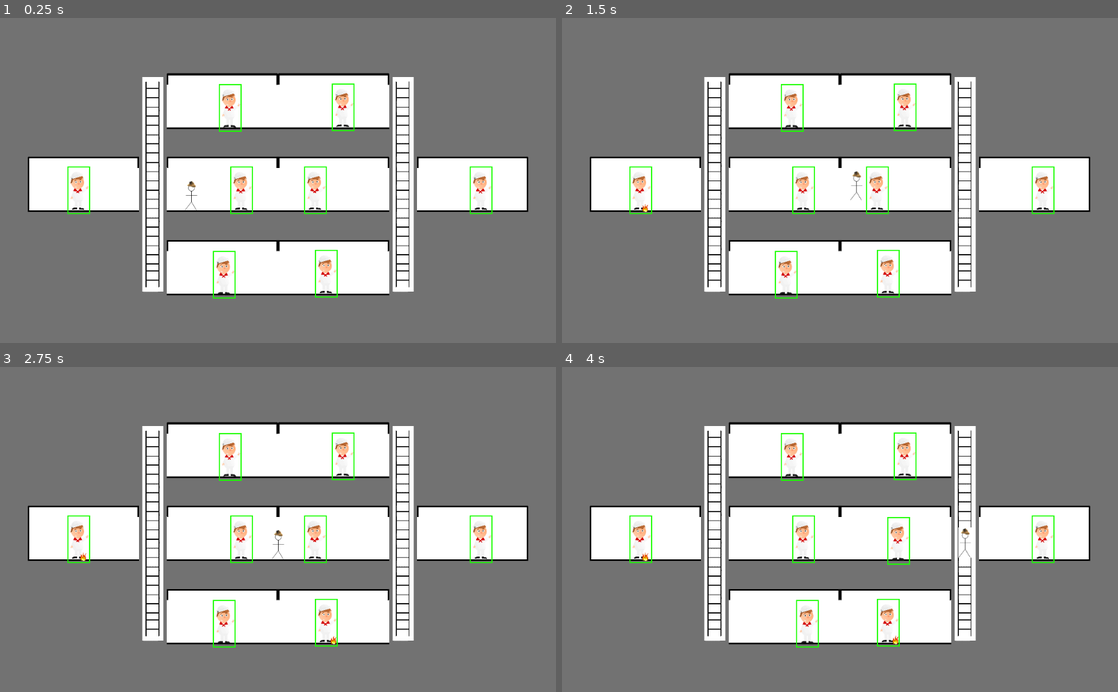
Above: before the commit, frames 1-4 (two rows, left to right).
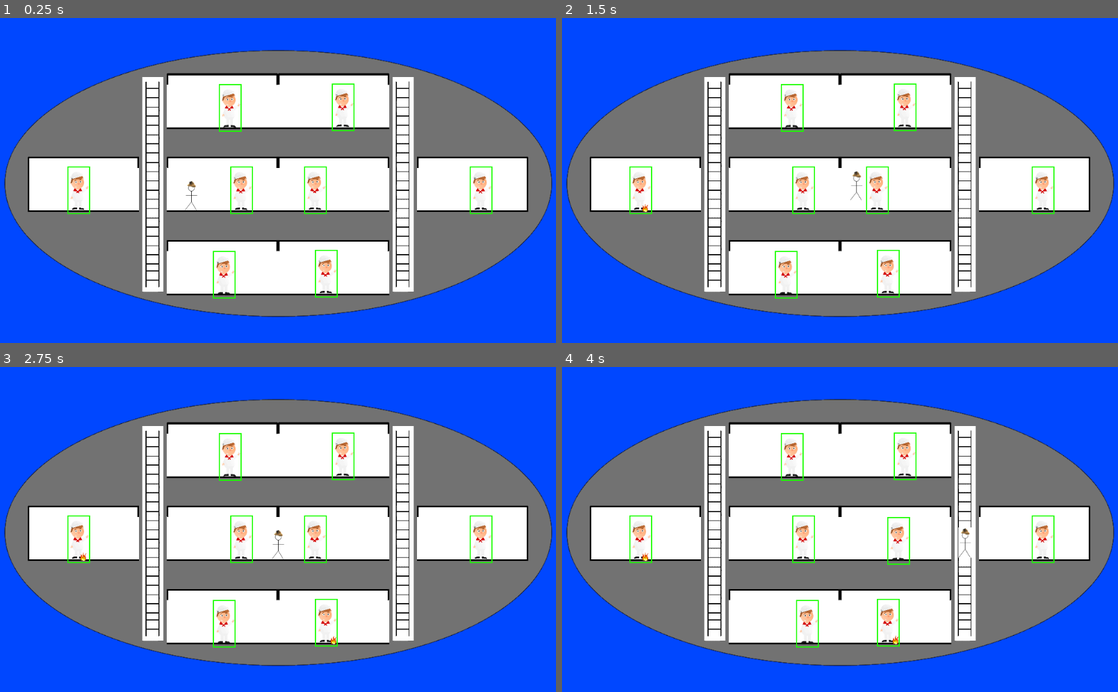
Above: after the commit, the same moments.

Repository: danielcannell/deep-clue-sea
Game: Godot game, scene res://Main.tscn
Same seed, same stepped clock (60 frames per second), same inputs: the game is played once before the commit and once after it.
Inputs (mouse positions are in pixels of both pictures, inside the frame that each line leads up to):
- Up to frame 1 (0.25 s): no input
- Up to frame 2 (1.5 s): tap Enter at 0.5 s; move the mouse to (645, 183) at 0.52 s; hold D (move_right) from 0.53 s (still down); click (645, 183) at 0.67 s; tap Space (jump) at 0.77, 1.25 s; move the mouse to (895, 102) at 1.27 s; click (895, 102) at 1.42 s
- Up to frame 3 (2.75 s): tap Space (jump) at 1.52 s; tap Enter at 2 s; move the mouse to (333, 532) at 2.02 s; release D (move_right) at 2.03 s; hold A (move_left) from 2.03 s (still down); click (333, 532) at 2.17 s
- Up to frame 4 (4 s): move the mouse to (895, 617) at 2.77 s; release A (move_left) at 2.78 s; hold D (move_right) from 2.78 s (still down); click (895, 617) at 2.92 s; tap Space (jump) at 3.02, 3.77 s; move the mouse to (784, 451) at 3.52 s; click (784, 451) at 3.67 s

The runs differ from the first frame. In frame 1, 37% of the frame differs, in the area x 0-100%, y 0-100%; in frame 2, 37%; in frame 3, 37%; in frame 4, 37%.

Commit message:
Add submarine background

Diff:
--- a/submarine/Submarine.tscn
+++ b/submarine/Submarine.tscn
@@ -1,22 +1,30 @@
-[gd_scene load_steps=8 format=2]
+[gd_scene load_steps=9 format=2]
 
 [ext_resource path="res://submarine/Submarine.gd" type="Script" id=1]
-[ext_resource path="res://submarine/tileset.tres" type="TileSet" id=2]
-[ext_resource path="res://room/Room.tscn" type="PackedScene" id=3]
-[ext_resource path="res://ladder/Ladder.tscn" type="PackedScene" id=4]
-[ext_resource path="res://crewmen/Crewman.tscn" type="PackedScene" id=5]
-[ext_resource path="res://player/Player.tscn" type="PackedScene" id=6]
-[ext_resource path="res://submarine/environment/Environment.gd" type="Script" id=7]
+[ext_resource path="res://submarine/submarine.png" type="Texture" id=2]
+[ext_resource path="res://submarine/tileset.tres" type="TileSet" id=3]
+[ext_resource path="res://room/Room.tscn" type="PackedScene" id=4]
+[ext_resource path="res://ladder/Ladder.tscn" type="PackedScene" id=5]
+[ext_resource path="res://crewmen/Crewman.tscn" type="PackedScene" id=6]
+[ext_resource path="res://player/Player.tscn" type="PackedScene" id=7]
+[ext_resource path="res://submarine/environment/Environment.gd" type="Script" id=8]
 
 [node name="Submarine" type="Node2D" index="0"]
 
 script = ExtResource( 1 )
 _sections_unfolded = [ "Transform" ]
 
-[node name="TileMap" type="TileMap" parent="." index="0"]
+[node name="Sprite" type="Sprite" parent="." index="0"]
+
+scale = Vector2( 5, 5 )
+texture = ExtResource( 2 )
+centered = false
+_sections_unfolded = [ "Transform" ]
+
+[node name="TileMap" type="TileMap" parent="." index="1"]
 
 mode = 0
-tile_set = ExtResource( 2 )
+tile_set = ExtResource( 3 )
 cell_size = Vector2( 256, 256 )
 cell_quadrant_size = 16
 cell_custom_transform = Transform2D( 1, 0, 0, 1, 0, 0 )
@@ -34,102 +42,102 @@
 tile_data = PoolIntArray( 0, 0, 0, 1, 0, 0, 2, 0, 0, 3, 0, 0, 4, 0, 0, 5, 0, 0, 6, 0, 0, 7, 0, 0, 8, 0, 0, 9, 0, 0, 10, …(3210 unchanged characters)…
 _sections_unfolded = [ "Cell", "Collision", "Transform" ]
 
-[node name="EngineRoom" parent="TileMap" index="0" instance=ExtResource( 3 )]
+[node name="EngineRoom" parent="TileMap" index="0" instance=ExtResource( 4 )]
 
 position = Vector2( 768, 1536 )
 _sections_unfolded = [ "Material", "Pause", "Transform", "Visibility", "Z Index" ]
 
-[node name="Instrumentation" parent="TileMap" index="1" instance=ExtResource( 3 )]
+[node name="Instrumentation" parent="TileMap" index="1" instance=ExtResource( 4 )]
 
 position = Vector2( 3072, 768 )
 
-[node name="WeaponControl" parent="TileMap" index="2" instance=ExtResource( 3 )]
+[node name="WeaponControl" parent="TileMap" index="2" instance=ExtResource( 4 )]
 
 position = Vector2( 3072, 1536 )
 
-[node name="TorpedoBay" parent="TileMap" index="3" instance=ExtResource( 3 )]
+[node name="TorpedoBay" parent="TileMap" index="3" instance=ExtResource( 4 )]
 
 position = Vector2( 3072, 2304 )
 
-[node name="LifeSupport" parent="TileMap" index="4" instance=ExtResource( 3 )]
+[node name="LifeSupport" parent="TileMap" index="4" instance=ExtResource( 4 )]
 
 position = Vector2( 2048, 768 )
 
-[node name="PumpRoom" parent="TileMap" index="5" instance=ExtResource( 3 )]
+[node name="PumpRoom" parent="TileMap" index="5" instance=ExtResource( 4 )]
 
 position = Vector2( 2048, 1536 )
 
-[node name="MedBay" parent="TileMap" index="6" instance=ExtResource( 3 )]
+[node name="MedBay" parent="TileMap" index="6" instance=ExtResource( 4 )]
 
 position = Vector2( 2048, 2304 )
 
-[node name="Bridge" parent="TileMap" index="7" instance=ExtResource( 3 )]
+[node name="Bridge" parent="TileMap" index="7" instance=ExtResource( 4 )]
 
 position = Vector2( 4352, 1536 )
 
-[node name="UpperLeftLadder" parent="TileMap" index="8" instance=ExtResource( 4 )]
+[node name="UpperLeftLadder" parent="TileMap" index="8" instance=ExtResource( 5 )]
 
 position = Vector2( 1408, 640 )
 
-[node name="MiddleLeftLadder" parent="TileMap" index="9" instance=ExtResource( 4 )]
+[node name="MiddleLeftLadder" parent="TileMap" index="9" instance=ExtResource( 5 )]
 
 position = Vector2( 1408, 1408 )
 
-[node name="LowerLeftLadder" parent="TileMap" index="10" instance=ExtResource( 4 )]
+[node name="LowerLeftLadder" parent="TileMap" index="10" instance=ExtResource( 5 )]
 
 position = Vector2( 1408, 2176 )
 
-[node name="UpperRightLadder" parent="TileMap" index="11" instance=ExtResource( 4 )]
+[node name="UpperRightLadder" parent="TileMap" index="11" instance=ExtResource( 5 )]
 
 position = Vector2( 3712, 640 )
 
-[node name="MiddleRightLadder" parent="TileMap" index="12" instance=ExtResource( 4 )]
+[node name="MiddleRightLadder" parent="TileMap" index="12" instance=ExtResource( 5 )]
 
 position = Vector2( 3712, 1408 )
 
-[node name="LowerRightLadder" parent="TileMap" index="13" instance=ExtResource( 4 )]
+[node name="LowerRightLadder" parent="TileMap" index="13" instance=ExtResource( 5 )]
 
 position = Vector2( 3712, 2176 )
 
-[node name="Crewmen" type="Node2D" parent="." index="1"]
+[node name="Crewmen" type="Node2D" parent="." index="2"]
 
-[node name="Crewman0" parent="Crewmen" index="0" instance=ExtResource( 5 )]
+[node name="Crewman0" parent="Crewmen" index="0" instance=ExtResource( 6 )]
 
 position = Vector2( 4430.36, 1776.18 )
 
-[node name="Crewman1" parent="Crewmen" index="1" instance=ExtResource( 5 )]
+[node name="Crewman1" parent="Crewmen" index="1" instance=ExtResource( 6 )]
 
 position = Vector2( 3004, 2546.18 )
 
-[node name="Crewman2" parent="Crewmen" index="2" instance=ExtResource( 5 )]
+[node name="Crewman2" parent="Crewmen" index="2" instance=ExtResource( 6 )]
 
 position = Vector2( 3159.29, 1009.04 )
 
-[node name="Crewman3" parent="Crewmen" index="3" instance=ExtResource( 5 )]
+[node name="Crewman3" parent="Crewmen" index="3" instance=ExtResource( 6 )]
 
 position = Vector2( 2903.68, 1774.95 )
 
-[node name="Crewman4" parent="Crewmen" index="4" instance=ExtResource( 5 )]
+[node name="Crewman4" parent="Crewmen" index="4" instance=ExtResource( 6 )]
 
 position = Vector2( 2065.64, 2555.45 )
 
-[node name="Crewman5" parent="Crewmen" index="5" instance=ExtResource( 5 )]
+[node name="Crewman5" parent="Crewmen" index="5" instance=ExtResource( 6 )]
 
 position = Vector2( 2223.14, 1776.76 )
 
-[node name="Crewman6" parent="Crewmen" index="6" instance=ExtResource( 5 )]
+[node name="Crewman6" parent="Crewmen" index="6" instance=ExtResource( 6 )]
 
 position = Vector2( 722.565, 1775.52 )
 
-[node name="Crewman7" parent="Crewmen" index="7" instance=ExtResource( 5 )]
+[node name="Crewman7" parent="Crewmen" index="7" instance=ExtResource( 6 )]
 
 position = Vector2( 2117.89, 1013.7 )
 
-[node name="Player" parent="." index="2" instance=ExtResource( 6 )]
+[node name="Player" parent="." index="3" instance=ExtResource( 7 )]
 
 position = Vector2( 1760, 1568 )
 _sections_unfolded = [ "Transform", "Z Index" ]
 
-[node name="Environment" type="Node" parent="." index="3"]
+[node name="Environment" type="Node" parent="." index="4"]
 
-script = ExtResource( 7 )
+script = ExtResource( 8 )
--- a/submarine/Tileset.tscn
+++ b/submarine/Tileset.tscn
@@ -96,11 +96,10 @@
 
 [node name="Empty" type="Sprite" parent="." index="0"]
 
-editor/display_folded = true
 position = Vector2( -320, -384 )
 texture = ExtResource( 1 )
 region_enabled = true
-region_rect = Rect2( 0, 0, 256, 256 )
+region_rect = Rect2( 0, 256, 256, 256 )
 _sections_unfolded = [ "Region" ]
 
 [node name="StaticBody2D" type="StaticBody2D" parent="Empty" index="0"]
--- a/submarine/tileset.tres
+++ b/submarine/tileset.tres
@@ -88,7 +88,7 @@
 0/texture = ExtResource( 1 )
 0/tex_offset = Vector2( 0, 0 )
 0/modulate = Color( 1, 1, 1, 1 )
-0/region = Rect2( 0, 0, 256, 256 )
+0/region = Rect2( 0, 256, 256, 256 )
 0/is_autotile = false
 0/occluder_offset = Vector2( 128, 128 )
 0/navigation_offset = Vector2( 128, 128 )
Binary file changed: submarine/submarine.png
Not shown, changed: submarine/submarine.png.import
